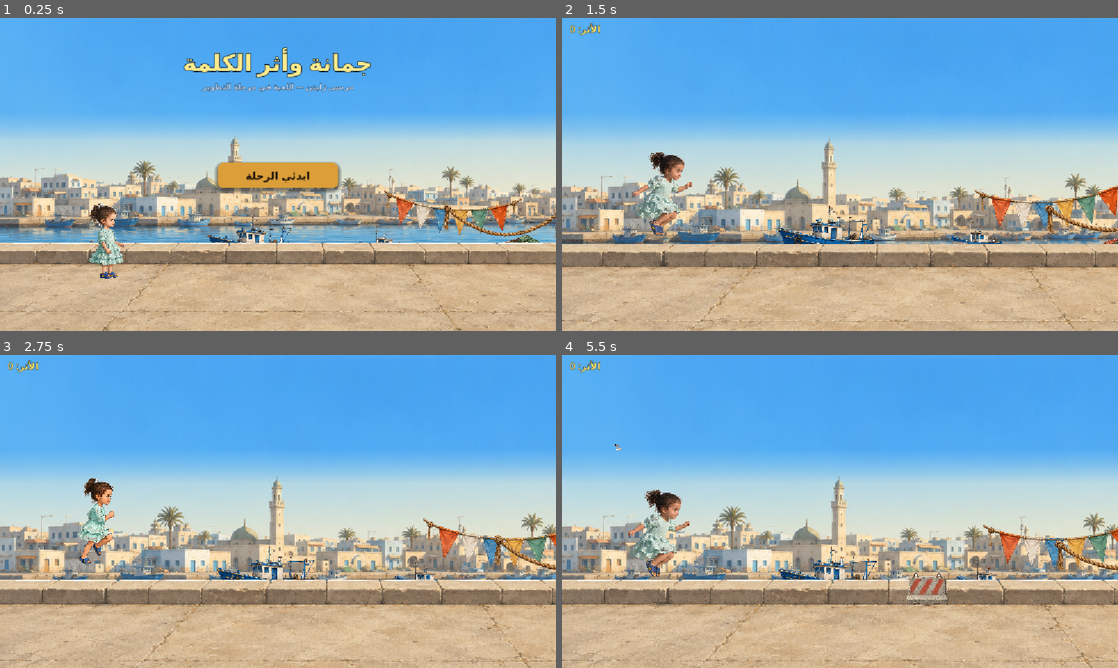
Above: before the commit, frames 1-4 (two rows, left to right).
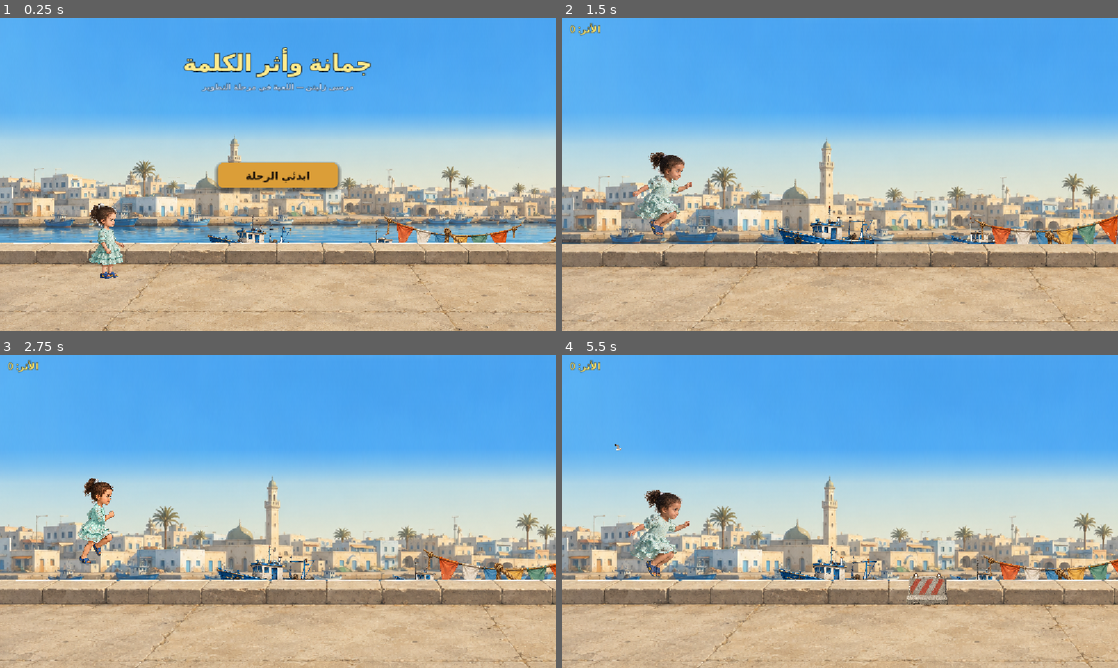
Above: after the commit, the same moments.

Repository: HamzaJwan/Ali-s-Runner
Game: Godot game, scene res://scenes/level2/Level2_Marsa_Playable.tscn
Two runs of this game, one before a commit and one after it. Both use one fixed random seed, a clock stepped at 60 frames per second and the inputs below. This scene is started directly instead of the project's main scene.
Inputs (mouse positions are in pixels of both pictures, inside the frame that each line leads up to):
- Up to frame 1 (0.25 s): no input
- Up to frame 2 (1.5 s): click "ابدئي الرحلة" at 0.5 s; tap Enter (ui_accept) at 1.25 s; move the mouse to (962, 158) at 1.27 s; click (962, 158) at 1.42 s
- Up to frame 3 (2.75 s): tap Enter (ui_accept) at 1.52, 2.27 s; move the mouse to (166, 527) at 2.02 s; click (166, 527) at 2.17 s
- Up to frame 4 (5.5 s): move the mouse to (895, 442) at 2.77 s; click (895, 442) at 2.92 s; move the mouse to (812, 574) at 3.52 s; click (812, 574) at 3.67 s; tap Enter (ui_accept) at 3.77, 4.52, 5.27 s; move the mouse to (1006, 558) at 4.27 s; click (1006, 558) at 4.42 s; move the mouse to (673, 464) at 5.02 s; click (673, 464) at 5.17 s

The runs differ from the first frame. In frame 1, 2.8% of the frame differs, in the area x 0-100%, y 38-72%; in frame 2, 7.6%; in frame 3, 9.1%; in frame 4, 11%.

Commit message:
level2: fix start flow and add ambient parallax smoke

Diff:
--- a/scripts/level2/gameplay/level2_collectible_spawner.gd
+++ b/scripts/level2/gameplay/level2_collectible_spawner.gd
@@ -41,6 +41,10 @@
 func stop_spawning() -> void:
 	if _timer != null:
 		_timer.stop()
+
+
+func is_spawning() -> bool:
+	return _timer != null and not _timer.is_stopped()
 
 
 func clear_collectibles() -> void:
--- a/scripts/level2/level2_marsa_playable.gd
+++ b/scripts/level2/level2_marsa_playable.gd
@@ -54,6 +54,7 @@
 const CHECKPOINT_ARRIVAL_SPEED := 360.0
 const COUNTDOWN_DURATION      := 3.0
 const GAME_OVER_DELAY         := 0.45
+const HARBOR_DRIFT_SPEED      := 3.0
 
 # ── Level 2 camera tuning constants (all Level 2 local) ───────────────────
 # Increase GAMEPLAY_ZOOM to bring Jomana closer; safe range: 1.25–1.45.
@@ -155,6 +156,7 @@
 var _look_x: float = 0.0          # smoothed look-ahead X target
 var _tracking_active: bool = false  # true during gameplay only
 var _boat_times: Array[float] = []
+var _background_motion_time := 0.0
 
 # ── Boot ──────────────────────────────────────────────────────────────────
 
@@ -216,11 +218,13 @@
 
 	_show_start_screen()
 	audio_manager.play_calm_music()
+	print("[L2 parallax] mode=fixed_camera_ambient sky=fixed harbor_drift=%.1fpx/s boats=bob flags_rope=sway pier=fixed" % HARBOR_DRIFT_SPEED)
 
 
 # ── Frame ─────────────────────────────────────────────────────────────────
 
 func _process(delta: float) -> void:
+	_background_motion_time += delta
 	# Suppress Level 1 Ali visual every frame.
 	# player.gd._physics_process() re-enables ali_sprite and placeholder_shape each frame.
 	# _process() runs after _physics_process(), so these are the final values before render.
@@ -317,6 +321,10 @@
 
 
 func _on_play_pressed() -> void:
+	if started:
+		return
+	print("[L2 play] pressed")
+	get_tree().paused = false
 	start_screen.visible = false
 	if is_instance_valid(_l2_audio):
 		_l2_audio.play_gameplay_music()
@@ -326,6 +334,11 @@
 	# ONE camera transition. _play_harbor_reveal tweens from open view → gameplay pos.
 	# _begin_run does NOT touch the camera to avoid a race condition.
 	_play_harbor_reveal()
+	print("[L2 play] started=%s tree_paused=%s" % [started, get_tree().paused])
+
+
+func debug_start_gameplay_for_smoke() -> void:
+	_on_play_pressed()
 
 
 func _begin_run(initial_score: int, checkpoint: int, speed: float) -> void:
@@ -351,14 +364,30 @@
 	countdown_overlay.visible = false
 	player.reset_player(START_PLAYER_POSITION)
 	player.set_gameplay_active(true)
-	obstacle_spawner.clear_obstacles()
-	obstacle_spawner.start_spawning(current_speed)
-	collectible_spawner.clear_collectibles()
-	collectible_spawner.start_spawning(current_speed)
+	_start_runtime_spawners()
 	# Camera is NOT set here to avoid the race with _play_harbor_reveal().
 	# Only _play_harbor_reveal() (on first play) or _apply_gameplay_cam() (on retry)
 	# should drive the camera transition.
 	audio_manager.play_gameplay_music()
+
+
+func _start_runtime_spawners() -> void:
+	var obstacle_started := false
+	var collectible_started := false
+	if is_instance_valid(obstacle_spawner) and obstacle_spawner.has_method("start_spawning"):
+		obstacle_spawner.clear_obstacles()
+		obstacle_spawner.start_spawning(current_speed)
+		obstacle_started = true
+	else:
+		push_warning("[L2 play] obstacle spawner unavailable; gameplay continues")
+	if is_instance_valid(collectible_spawner) and collectible_spawner.has_method("start_spawning"):
+		collectible_spawner.clear_collectibles()
+		collectible_spawner.start_spawning(current_speed)
+		collectible_started = true
+	else:
+		push_warning("[L2 play] collectible spawner unavailable; gameplay continues")
+	print("[L2 play] obstacle_spawner_started=%s" % obstacle_started)
+	print("[L2 play] collectible_spawner_started=%s" % collectible_started)
 
 
 # ── Obstacle events ───────────────────────────────────────────────────────
@@ -651,6 +680,11 @@
 	game_camera.position = Vector2(VIEW_W / 2.0, VIEW_H / 2.0 + 20.0)
 	game_camera.zoom = Vector2(CAMERA_REVEAL_FROM, CAMERA_REVEAL_FROM)
 	_tween_cam(_gameplay_cam_pos, Vector2(GAMEPLAY_ZOOM, GAMEPLAY_ZOOM), 1.4)
+	if _cam_tween != null:
+		_cam_tween.finished.connect(
+			func() -> void: print("[L2 play] camera_transition_done=true"),
+			CONNECT_ONE_SHOT
+		)
 
 
 func _tween_cam(tpos: Vector2, tzoom: Vector2, dur := CAM_TRANSITION_TIME) -> void:
@@ -800,7 +834,9 @@
 	# If procedural fallback runs, they may have ColorRects which are harmless when hidden.
 
 	# ── Buildings: fixed X, 30% down — harbor skyline behind the pier ────────
-	buildings_layer.position.x = left
+	# Two side-by-side copies make this tiny ambient drift gap-free.
+	var harbor_phase := fmod(_background_motion_time * HARBOR_DRIFT_SPEED, VIEW_W)
+	buildings_layer.position.x = left - harbor_phase
 	buildings_layer.position.y = top + VIEW_H * 0.30 / zoom
 
 	# ── Pier: camera-fixed to gameplay lane ───────────────────────────────────
@@ -995,11 +1031,11 @@
 		"HarborBoatBlue", "res://scripts/level2/ambient/harbor_ambient_bob.gd")
 	_add_ambient_sprite(L2_MANIFEST.AMB_BOAT_SMALL, Vector2(790, 458), 68.0,
 		"HarborBoatSmall", "res://scripts/level2/ambient/harbor_ambient_bob.gd")
-	_add_ambient_sprite(L2_MANIFEST.AMB_FLAGS, Vector2(935, 405), 92.0,
+	_add_ambient_sprite(L2_MANIFEST.AMB_FLAGS, Vector2(935, 458), 92.0,
 		"HarborFlags", "res://scripts/level2/ambient/harbor_ambient_sway.gd")
-	_add_ambient_sprite(L2_MANIFEST.AMB_ROPE, Vector2(1040, 420), 72.0,
+	_add_ambient_sprite(L2_MANIFEST.AMB_ROPE, Vector2(1040, 468), 72.0,
 		"HarborRope", "res://scripts/level2/ambient/harbor_ambient_sway.gd")
-	_add_ambient_sprite(L2_MANIFEST.AMB_DECO_NET, Vector2(1080, 475), 58.0,
+	_add_ambient_sprite(L2_MANIFEST.AMB_DECO_NET, Vector2(1080, 490), 58.0,
 		"HarborNet", "")
 
 
--- /dev/null
+++ b/scripts/tools/level2_runtime_smoke.gd
@@ -0,0 +1,54 @@
+extends SceneTree
+
+const LEVEL2_SCENE := preload("res://scenes/level2/Level2_Marsa_Playable.tscn")
+
+
+func _initialize() -> void:
+	call_deferred("_run_smoke")
+
+
+func _run_smoke() -> void:
+	var scene := LEVEL2_SCENE.instantiate()
+	root.add_child(scene)
+	await process_frame
+	await process_frame
+
+	var failures: Array[String] = []
+	if not scene.has_method("debug_start_gameplay_for_smoke"):
+		failures.append("missing debug start helper")
+	else:
+		scene.debug_start_gameplay_for_smoke()
+
+	# Covers the 1.4s camera reveal and the first 2.25s obstacle interval.
+	await create_timer(2.5).timeout
+	if not bool(scene.get("started")):
+		failures.append("started is false")
+	var player := scene.get_node_or_null("Player")
+	if player == null or not bool(player.get("_gameplay_active")):
+		failures.append("player gameplay is inactive")
+	var obstacle_timer := scene.get_node_or_null("SpawnTimer") as Timer
+	if obstacle_timer == null or obstacle_timer.is_stopped():
+		failures.append("obstacle timer is stopped")
+	var obstacles := scene.get_node_or_null("Obstacles")
+	if obstacles == null or obstacles.get_child_count() == 0:
+		failures.append("first obstacle did not spawn")
+	var collectible_spawner := scene.get_node_or_null("Collectibles")
+	if (
+		collectible_spawner == null
+		or not collectible_spawner.has_method("is_spawning")
+		or not collectible_spawner.is_spawning()
+	):
+		failures.append("collectible spawner is stopped")
+	var camera := scene.get_node_or_null("GameCamera") as Camera2D
+	var target_position: Vector2 = scene.get("_gameplay_cam_pos")
+	if camera == null or camera.position.distance_to(target_position) > 1.0:
+		failures.append("camera reveal did not complete")
+
+	if failures.is_empty():
+		print("LEVEL2_RUNTIME_SMOKE=PASS")
+		quit(0)
+	else:
+		for failure in failures:
+			push_error("LEVEL2_RUNTIME_SMOKE failure: %s" % failure)
+		print("LEVEL2_RUNTIME_SMOKE=FAIL count=%d" % failures.size())
+		quit(1)
Not shown, changed: docs/level2/LEVEL2_DEPLOY_HANDOFF.md
Not shown, changed: docs/level2/LEVEL2_PLAYABLE_TEST.md
Not shown, changed: docs/level2/LEVEL2_STATUS_BOARD.md
